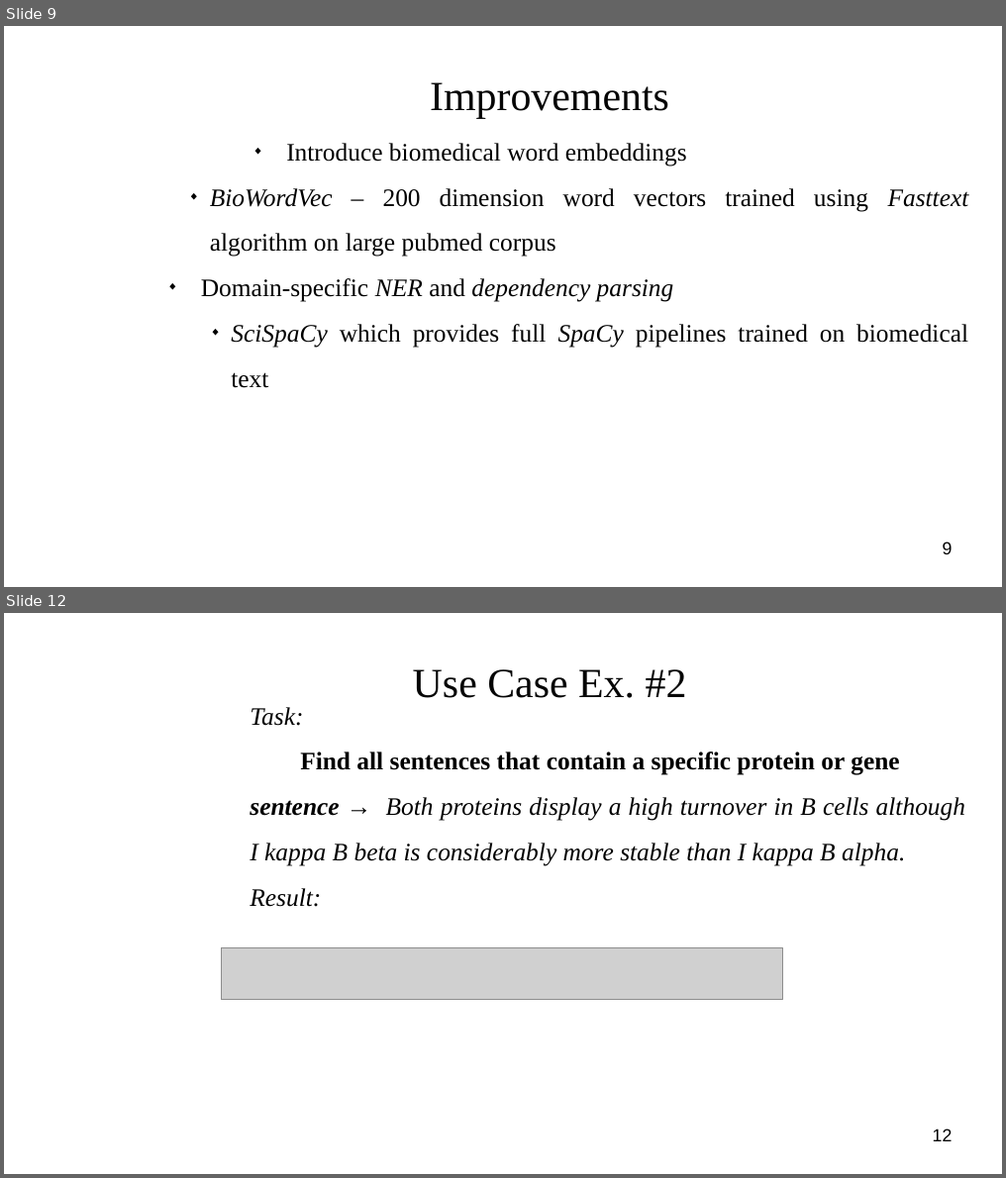
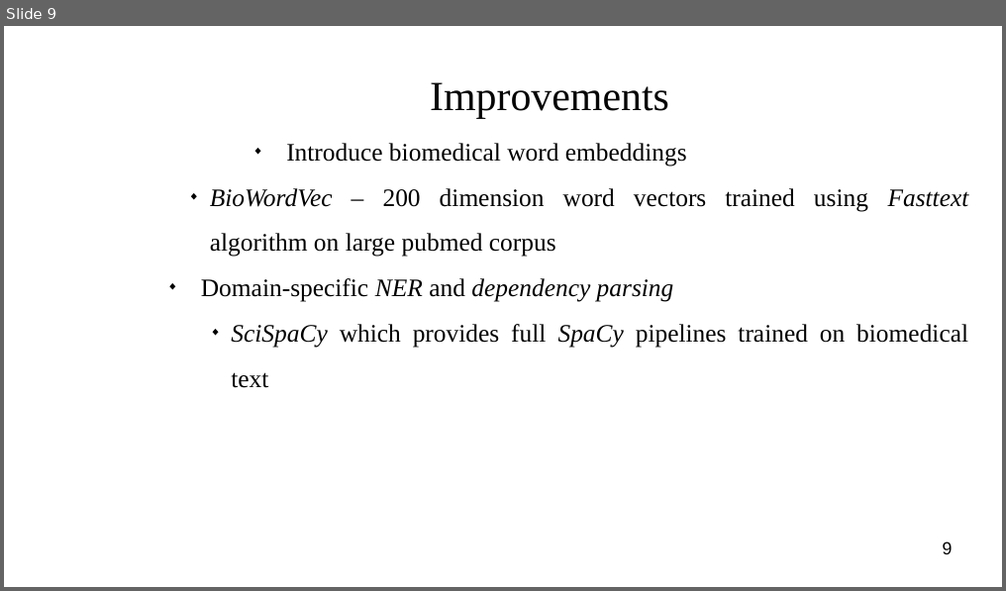
Before and after one commit to masonedmison/coref, a slide deck: documentation/presentation/cs710_presentation.odp. Shown one above the other, each under a label of ours: slides 9 and 12 before the commit, slide 9 after it; the slides between them are not shown. The pictures are 1006x1178 and 1006x591 pixels, drawn with LibreOffice and Linux fonts; fonts in the diff are those of the drawing; grey boxes stand for pictures; background and template pictures are left out. Boxes give left, top, right and bottom in pixels: in the first picture for what was removed or moved away, otherwise in the second. Text is boxed around its words. In the diff, an @@ line names an element or a change of style, - is before the commit and + after.

```diff
--- a/documentation/presentation/cs710_presentation.odp
+++ b/documentation/presentation/cs710_presentation.odp
@@ slide 12 removed at (4, 613, 1002, 1174), background picture (left out) @@
@@ title removed at (413, 669, 687, 698) @@
-Use Case Ex. #2
@@ subtitle removed at (250, 707, 965, 907) @@
-Task:
-Find all sentences that contain a specific protein or gene
-      sentence → Both proteins display a high turnover in B cells although I kappa B beta is considerably more stable than I kappa B alpha.
-Result:
@@ picture removed at (222, 948, 783, 1000) @@
@@ page number removed at (933, 1129, 952, 1142) @@
-12
```
Also in this commit, not shown: 6 slides changed, 1 slide added, 1 other slide removed, 9 other files.
